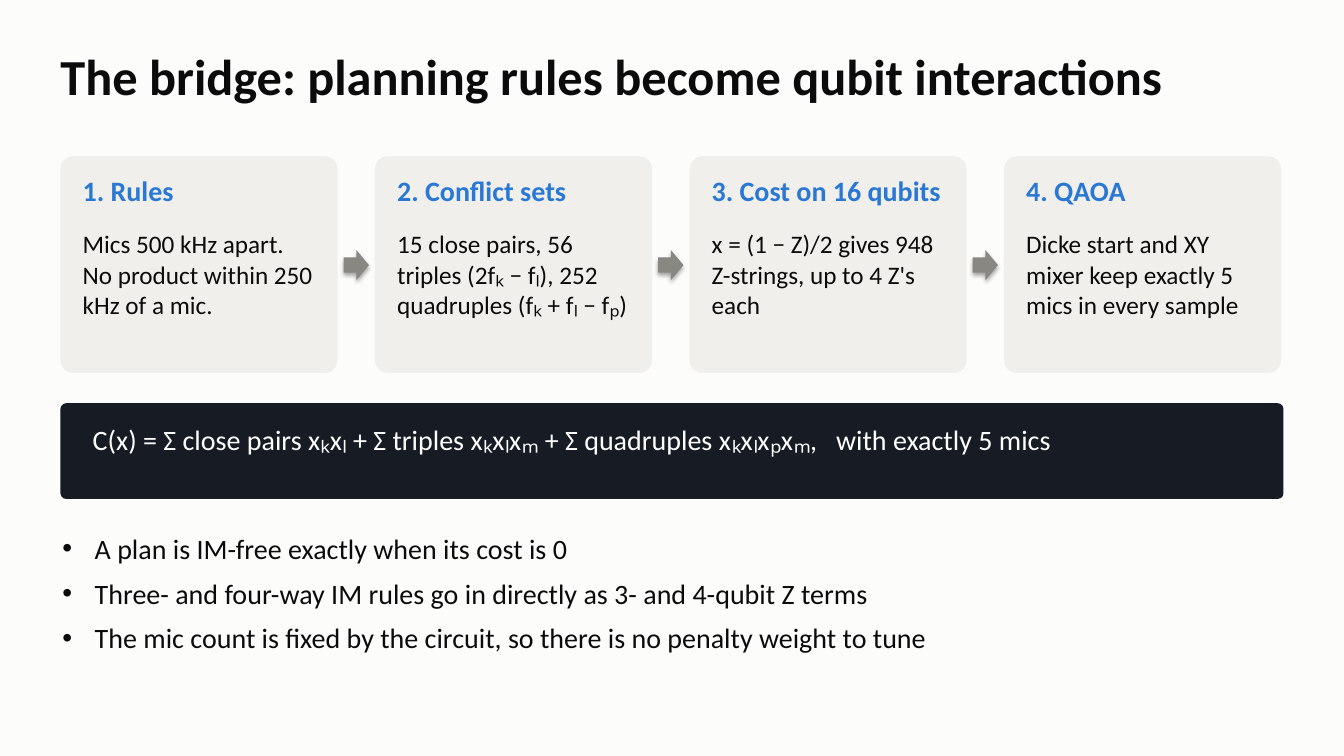
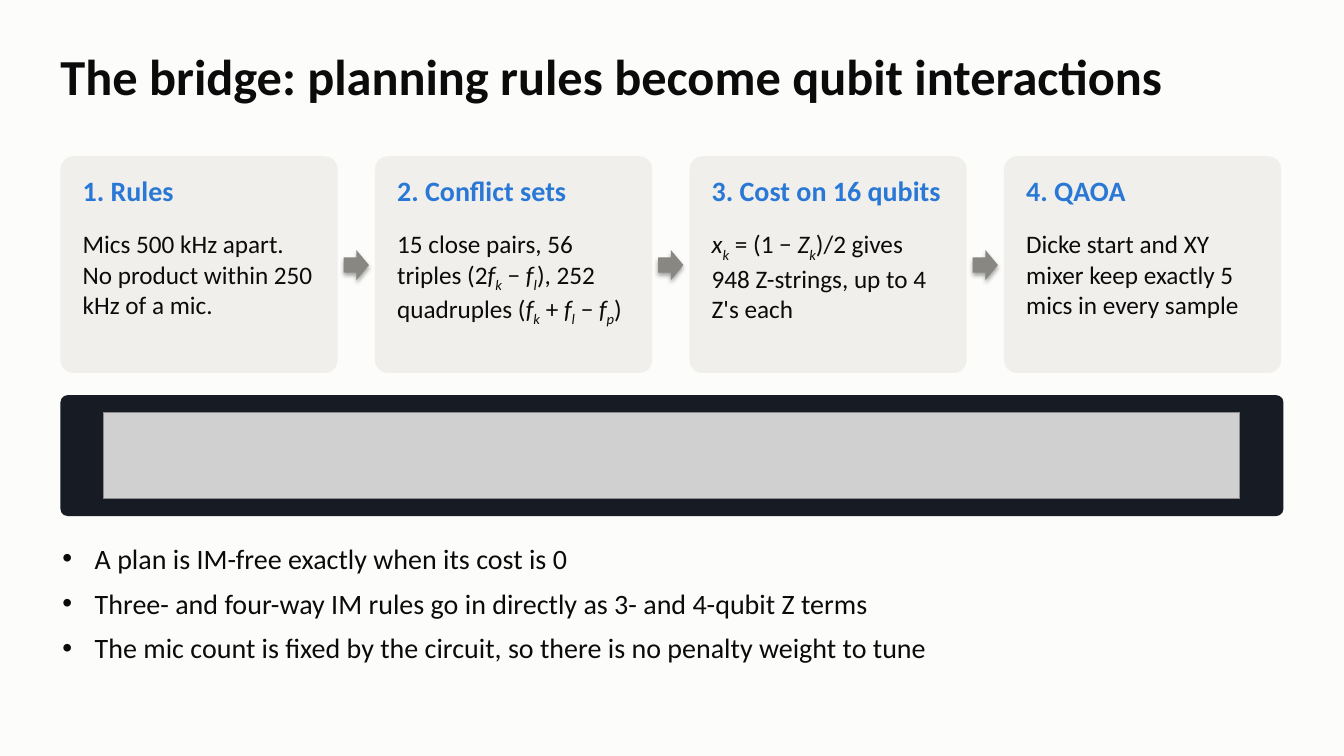
Before and after one commit to lucaswuan/quantum-hackathon, a slide deck: slide 5 of slides/mic_planner_deck.pptx. Drawn at 1344x756 pixels with LibreOffice and Linux fonts; fonts in the diff are those of the drawing; grey boxes stand for pictures. Boxes give left, top, right and bottom in pixels: in the first picture for what was removed or moved away, otherwise in the second. Text is boxed around its words. In the diff, an @@ line names an element or a change of style, - is before the commit and + after.

```diff
--- a/slides/mic_planner_deck.pptx
+++ b/slides/mic_planner_deck.pptx
@@ text at [397, 235, 595, 322]: text changed @@
-15 close pairs, 56 triples (2fₖ − fₗ), 252 quadruples (fₖ + fₗ − fₚ)
+15 close pairs, 56 triples (2fk − fl), 252 quadruples (fk + fl − fp)
@@ text at [712, 234, 926, 318]: text changed @@
-x = (1 − Z)/2 gives 948 Z-strings, up to 4 Z's each
+xk = (1 − Zk)/2 gives 948 Z-strings, up to 4 Z's each
@@ rounded rectangle: place and size @@
-rounded rectangle at [60, 403, 1284, 499]
+rounded rectangle at [60, 395, 1284, 516]
@@ picture added at [104, 412, 1240, 499] @@
@@ text removed at [93, 429, 1051, 455] @@
-C(x) = Σ close pairs xₖxₗ + Σ triples xₖxₗxₘ + Σ quadruples xₖxₗxₚxₘ, with exactly 5 mics
@@ text "A plan is IM-free exactly ...": place and size @@
-text "A plan is IM-free exactly ..." at [95, 539, 926, 653]
+text "A plan is IM-free exactly ..." at [95, 549, 926, 663]
```
Also in this commit, not shown: 1 other slide changed, 22 other files.
